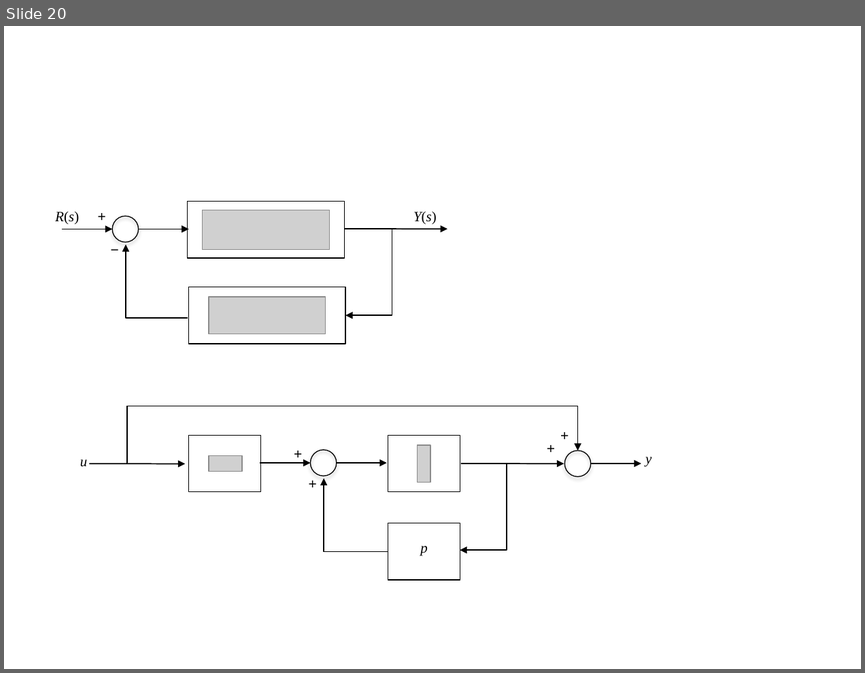
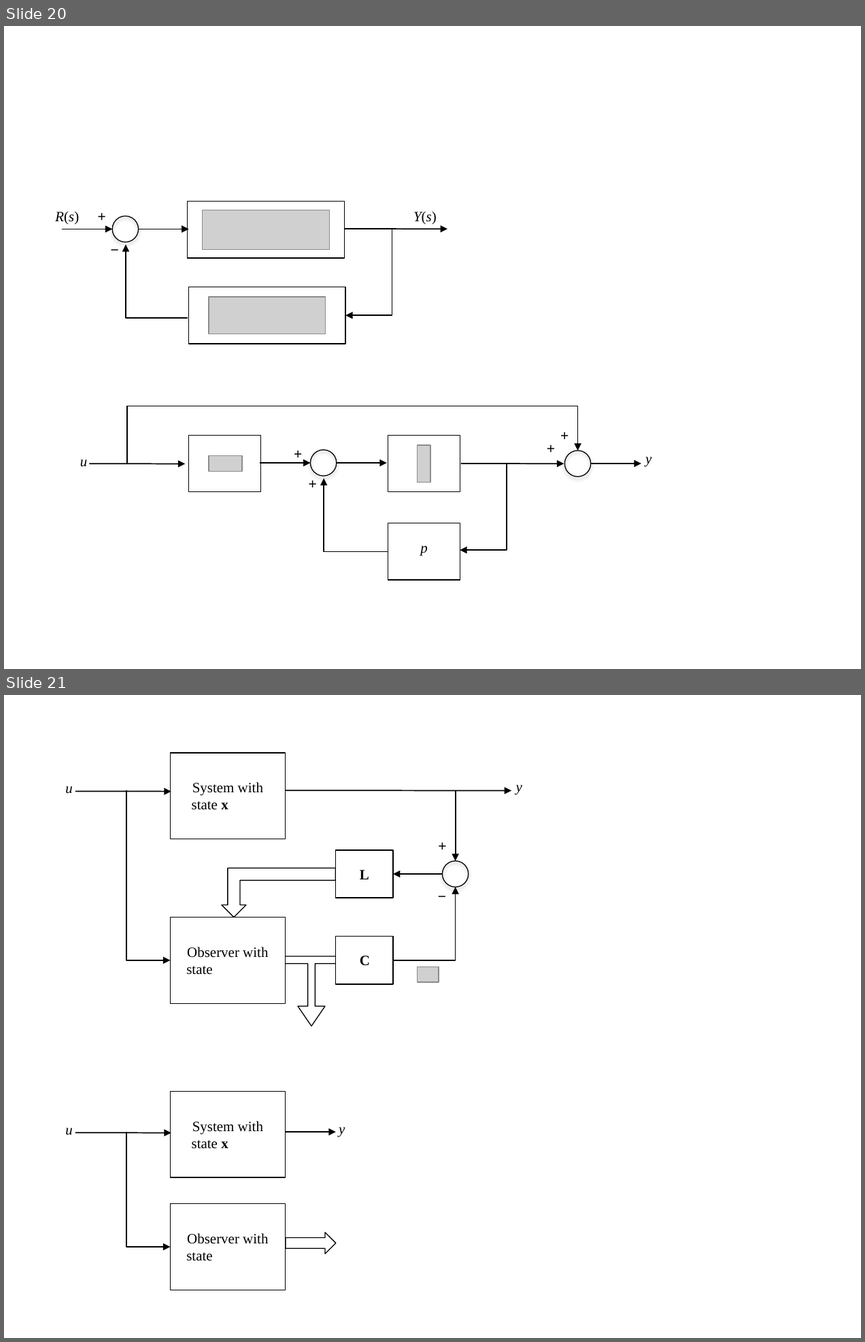
Before and after one commit to cpjobling/EGLM03-Resources, a slide deck: DigitalSystems/Lecture12/pictures/pictures-converted.pptx. Shown one above the other, each under a label of ours: slide 20 before the commit, slides 20 and 21 after it. The pictures are 865x673 and 865x1342 pixels, drawn with LibreOffice and Linux fonts; fonts in the diff are those of the drawing; grey boxes stand for pictures; background and template pictures are left out. Boxes give left, top, right and bottom in pixels: in the first picture for what was removed or moved away, otherwise in the second. Text is boxed around its words. In the diff, an @@ line names an element or a change of style, - is before the commit and + after.

Commit message:
First part of lecture 21 complete.

```diff
--- a/DigitalSystems/Lecture12/pictures/pictures-converted.pptx
+++ b/DigitalSystems/Lecture12/pictures/pictures-converted.pptx
@@ slide 21 added at <box>4,695,861,1338</box>, background #FFFFFF @@
@@ rectangle added at <box>170,753,285,840</box>, outline #000000 0.75 pt @@
@@ text added at <box>65,786,72,794</box>, 12 pt, text #000000, italic @@
+u
@@ arrow added from (75, 791) to (171, 791), #000000 1 pt @@
@@ elbow arrow added from (126, 790) to (170, 960), #000000 1 pt @@
@@ text added at <box>192,782,263,810</box>, 12 pt, text #000000 @@
+System with
+state x
@@ arrow added from (285, 790) to (511, 790), #000000 1 pt @@
@@ arrow added from (456, 790) to (456, 861), #000000 1 pt @@
@@ text added at <box>516,785,522,795</box>, 12 pt, text #000000, italic @@
+y
@@ text added at <box>430,833,456,859</box>, 12 pt, text #000000 @@
++
@@ rectangle added at <box>336,850,393,898</box>, outline #000000 0.75 pt @@
@@ bent up arrow added at <box>222,868,336,917</box>, fill #FFFFFF, outline #000000 0.75 pt @@
@@ text added at <box>360,870,369,879</box>, 12 pt, text #000000, bold @@
+L
@@ arrow added from (442, 874) to (393, 874), #000000 1 pt @@
@@ ellipse added at <box>442,861,468,887</box>, outline #000000 0.75 pt @@
@@ elbow arrow added from (393, 960) to (456, 887), #000000 1 pt @@
@@ text added at <box>429,883,455,909</box>, 12 pt, text #000000 @@
+−
@@ rectangle added at <box>170,917,285,1004</box>, fill #FFFFFF, outline #000000 0.75 pt @@
@@ rectangle added at <box>336,936,393,985</box>, fill #FFFFFF, outline #000000 0.75 pt @@
@@ text added at <box>186,947,268,974</box>, 12 pt, text #000000 @@
+Observer with
+state
@@ left right up arrow added at <box>254,946,368,1025</box>, fill #FFFFFF, outline #000000 0.75 pt @@
@@ rectangle added at <box>358,948,371,974</box>, fill #FFFFFF @@
@@ text added at <box>360,955,370,966</box>, 12 pt, text #000000, bold @@
+C
@@ picture added at <box>417,966,439,982</box> @@
@@ rectangle added at <box>170,1091,285,1177</box>, outline #000000 0.75 pt @@
@@ text added at <box>192,1121,263,1149</box>, 12 pt, text #000000 @@
+System with
+state x
@@ text added at <box>65,1127,72,1135</box>, 12 pt, text #000000, italic @@
+u
@@ arrow added from (75, 1132) to (171, 1133), #000000 1 pt @@
@@ elbow arrow added from (126, 1132) to (170, 1246), #000000 1 pt @@
@@ arrow added from (285, 1132) to (336, 1132), #000000 1 pt @@
@@ text added at <box>339,1127,345,1137</box>, 12 pt, text #000000, italic @@
+y
@@ rectangle added at <box>170,1203,285,1289</box>, outline #000000 0.75 pt @@
@@ text added at <box>186,1233,268,1261</box>, 12 pt, text #000000 @@
+Observer with
+state
@@ right arrow added at <box>286,1232,337,1254</box>, outline #000000 0.75 pt @@
```
Also in this commit, not shown: 3 other files.
